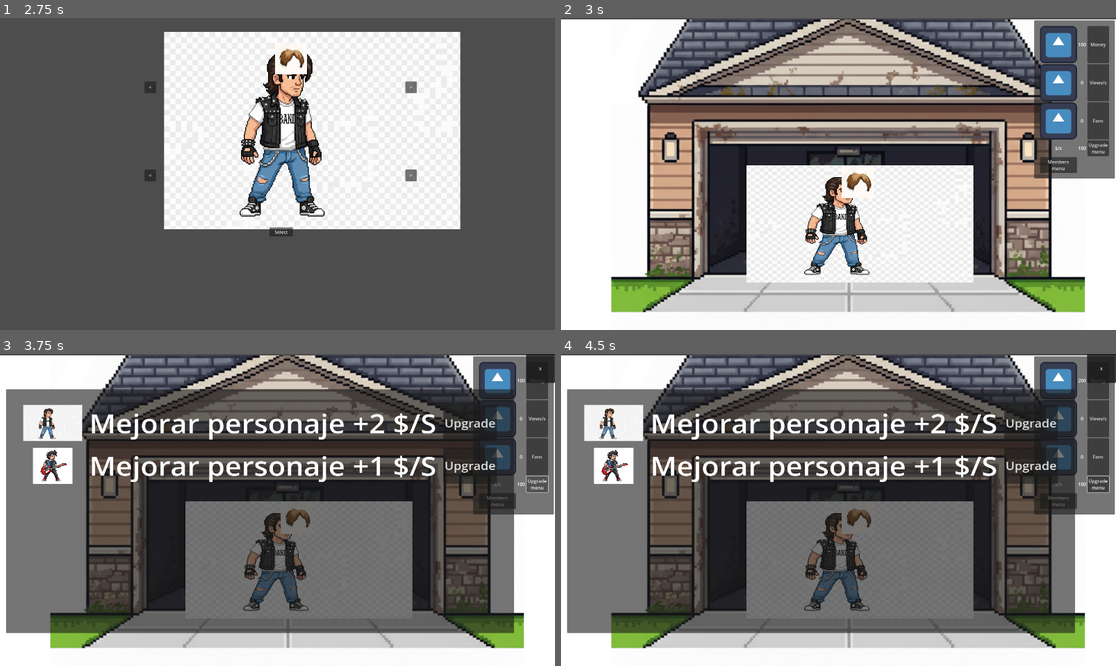
Above: before the commit, frames 1-4 (two rows, left to right).
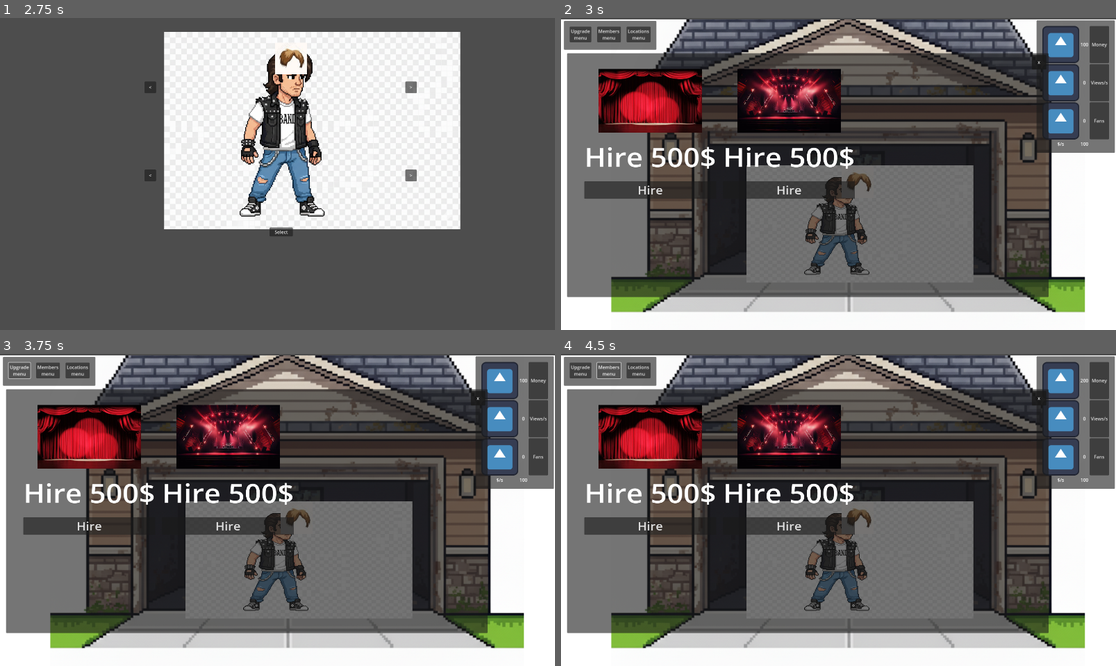
Above: after the commit, the same moments.

Repository: Geluco/music-band-tycoon
Game: Godot game, scene res://scenes/menu.tscn
Two runs of this game, one before a commit and one after it. Both use one fixed random seed, a clock stepped at 60 frames per second and the inputs below. The engine's default icon, where the game draws it, is replaced by a stand-in: a white triangle on a blue panel in a dark square.
Inputs:
- Up to frame 1 (2.75 s): click "Options" at 0.5 s; click "Back" at 1.25 s; click "Play" at 2 s
- Up to frame 2 (3 s): click "Select" at 2.75 s
- Up to frame 3 (3.75 s): click "Upgrade menu" at 3.5 s
- Up to frame 4 (4.5 s): click "Members menu" at 4.25 s

Frame 1 is identical in both runs. In frame 2, 61% of the frame differs, in the area x 0-100%, y 0-90%; in frame 3, 21%; in frame 4, 21%.
Error after the commit: Invalid access to property or key 'pressed' on a base object of type 'null instance'. (res://scripts/canvas_stats.gd:38)

Commit message:
Menu de cambio de localizaciones
creado el menu de cambio, hay que hacer que el boton que muestra la escena del menu de cambio de localizacion no se inicie la escena cada vez que lo pulsas porque sino no funciona el cambio de localizacion.

Diff:
--- a/scenes/canvasStats.tscn
+++ b/scenes/canvasStats.tscn
@@ -92,18 +92,42 @@
 horizontal_alignment = 1
 script = ExtResource("6_m2vbg")
 
-[node name="Button_upgrade_menu" type="Button" parent="CanvasLayer/PanelStats/MarginStats/GridStats"]
+[node name="PanelStats2" type="PanelContainer" parent="CanvasLayer"]
+offset_left = 10.0
+offset_top = 10.0
+offset_right = 227.0
+offset_bottom = 110.0
+
+[node name="MarginStats" type="MarginContainer" parent="CanvasLayer/PanelStats2"]
+layout_mode = 2
+theme_override_constants/margin_left = 20
+theme_override_constants/margin_top = 20
+theme_override_constants/margin_right = 20
+theme_override_constants/margin_bottom = 20
+
+[node name="GridStats" type="GridContainer" parent="CanvasLayer/PanelStats2/MarginStats"]
+layout_mode = 2
+theme_override_constants/h_separation = 20
+columns = 6
+
+[node name="Button_upgrade_menu" type="Button" parent="CanvasLayer/PanelStats2/MarginStats/GridStats"]
 layout_mode = 2
 text = "Upgrade
 menu"
 
-[node name="Button_members_menu" type="Button" parent="CanvasLayer/PanelStats/MarginStats/GridStats"]
+[node name="Button_members_menu" type="Button" parent="CanvasLayer/PanelStats2/MarginStats/GridStats"]
 layout_mode = 2
 text = "Members
+menu"
+
+[node name="Button_locations_menu" type="Button" parent="CanvasLayer/PanelStats2/MarginStats/GridStats"]
+layout_mode = 2
+text = "Locations
 menu"
 
 [connection signal="pressed" from="CanvasLayer/PanelStats/MarginStats/GridStats/ButtonMoney" to="." method="_on_button_money_pressed"]
 [connection signal="pressed" from="CanvasLayer/PanelStats/MarginStats/GridStats/ButtonViews" to="." method="_on_button_views_pressed"]
 [connection signal="pressed" from="CanvasLayer/PanelStats/MarginStats/GridStats/ButtonFans" to="." method="_on_button_fans_pressed"]
-[connection signal="pressed" from="CanvasLayer/PanelStats/MarginStats/GridStats/Button_upgrade_menu" to="." method="_on_button_upgrade_menu_pressed"]
-[connection signal="pressed" from="CanvasLayer/PanelStats/MarginStats/GridStats/Button_members_menu" to="." method="_on_button_members_menu_pressed"]
+[connection signal="pressed" from="CanvasLayer/PanelStats2/MarginStats/GridStats/Button_upgrade_menu" to="." method="_on_button_upgrade_menu_pressed"]
+[connection signal="pressed" from="CanvasLayer/PanelStats2/MarginStats/GridStats/Button_members_menu" to="." method="_on_button_members_menu_pressed"]
+[connection signal="pressed" from="CanvasLayer/PanelStats2/MarginStats/GridStats/Button_locations_menu" to="." method="_on_button_locations_menu_pressed"]
--- a/scenes/main_node.tscn
+++ b/scenes/main_node.tscn
@@ -6,19 +6,22 @@
 [ext_resource type="Texture2D" uid="uid://b6xs62muedwl3" path="res://img/main_character.png" id="3_63mur"]
 [ext_resource type="PackedScene" uid="uid://jm0yeyo3yq2v" path="res://scenes/menuUpgrades.tscn" id="3_32378"]
 [ext_resource type="PackedScene" uid="uid://cauv6vdrywn5w" path="res://scenes/menu_members.tscn" id="3_brsxu"]
+[ext_resource type="PackedScene" uid="uid://l2rihofdinop" path="res://scenes/menu_locations.tscn" id="5_mbi2d"]
 [ext_resource type="Texture2D" uid="uid://dynfuy07ji6xf" path="res://img/image001.png" id="7_p3mmm"]
 
 [node name="Main Node" type="Node2D"]
 script = ExtResource("1_brsxu")
 
-[node name="canvasStats" parent="." instance=ExtResource("2_p3mmm")]
+[node name="CanvasStats" parent="." instance=ExtResource("2_p3mmm")]
 
 [node name="MenuUpgrades" parent="." instance=ExtResource("3_32378")]
 position = Vector2(0, 1)
 
 [node name="MenuMembers" parent="." instance=ExtResource("3_brsxu")]
 
-[node name="Garage" type="Sprite2D" parent="."]
+[node name="menu_locations" parent="." instance=ExtResource("5_mbi2d")]
+
+[node name="Background" type="Sprite2D" parent="."]
 position = Vector2(964, 543)
 scale = Vector2(1.00885, 0.996296)
 texture = ExtResource("2_63mur")
--- /dev/null
+++ b/scenes/menu_locations.tscn
@@ -0,0 +1,147 @@
+[gd_scene load_steps=10 format=3 uid="uid://l2rihofdinop"]
+
+[ext_resource type="Script" uid="uid://cwkrmjm1vqt1s" path="res://scripts/menu_locations.gd" id="1_rpxht"]
+[ext_resource type="Texture2D" uid="uid://dbpd1qitj8nym" path="res://img/garaje.png" id="2_cag3g"]
+[ext_resource type="Script" uid="uid://dp4axmnl7q35n" path="res://scripts/charac_info.gd" id="3_2sov7"]
+[ext_resource type="Texture2D" uid="uid://dc55fkjdrreyr" path="res://img/escenario1.jpg" id="4_qteu3"]
+[ext_resource type="Texture2D" uid="uid://ba5lfy7iobrin" path="res://img/escenario2.jpg" id="5_27gp1"]
+[ext_resource type="PackedScene" uid="uid://8rdlqav878pv" path="res://scenes/main_node.tscn" id="6_gppnv"]
+
+[sub_resource type="Resource" id="Resource_gppnv"]
+script = ExtResource("3_2sov7")
+key = "0"
+img = ExtResource("2_cag3g")
+metadata/_custom_type_script = "uid://dp4axmnl7q35n"
+
+[sub_resource type="Resource" id="Resource_cag3g"]
+script = ExtResource("3_2sov7")
+key = "1"
+img = ExtResource("4_qteu3")
+metadata/_custom_type_script = "uid://dp4axmnl7q35n"
+
+[sub_resource type="Resource" id="Resource_2sov7"]
+script = ExtResource("3_2sov7")
+key = "2"
+img = ExtResource("5_27gp1")
+metadata/_custom_type_script = "uid://dp4axmnl7q35n"
+
+[node name="menu_locations" type="Node2D"]
+script = ExtResource("1_rpxht")
+background_data = Array[ExtResource("3_2sov7")]([SubResource("Resource_gppnv"), SubResource("Resource_cag3g"), SubResource("Resource_2sov7")])
+background_scene = ExtResource("6_gppnv")
+
+[node name="CanvasLayer" type="CanvasLayer" parent="."]
+
+[node name="MenuUpgrades" type="PanelContainer" parent="CanvasLayer"]
+offset_left = 21.0
+offset_top = 122.0
+offset_right = 1694.0
+offset_bottom = 1046.0
+scale = Vector2(0.995755, 0.913314)
+metadata/_edit_use_anchors_ = true
+
+[node name="MarginUpgrades" type="MarginContainer" parent="CanvasLayer/MenuUpgrades"]
+layout_mode = 2
+theme_override_constants/margin_left = 50
+theme_override_constants/margin_top = 50
+theme_override_constants/margin_right = 50
+theme_override_constants/margin_bottom = 50
+
+[node name="GridUpgrades" type="GridContainer" parent="CanvasLayer/MenuUpgrades/MarginUpgrades"]
+layout_mode = 2
+columns = 2
+
+[node name="MarginImg1" type="MarginContainer" parent="CanvasLayer/MenuUpgrades/MarginUpgrades/GridUpgrades"]
+layout_mode = 2
+theme_override_constants/margin_left = 10
+theme_override_constants/margin_top = 10
+theme_override_constants/margin_right = 10
+theme_override_constants/margin_bottom = 10
+
+[node name="TextureRect" type="TextureRect" parent="CanvasLayer/MenuUpgrades/MarginUpgrades/GridUpgrades/MarginImg1"]
+layout_mode = 2
+texture = ExtResource("4_qteu3")
+expand_mode = 3
+stretch_mode = 5
+
+[node name="MarginImg2" type="MarginContainer" parent="CanvasLayer/MenuUpgrades/MarginUpgrades/GridUpgrades"]
+layout_mode = 2
+theme_override_constants/margin_left = 10
+theme_override_constants/margin_top = 10
+theme_override_constants/margin_right = 10
+theme_override_constants/margin_bottom = 10
+
+[node name="TextureRect" type="TextureRect" parent="CanvasLayer/MenuUpgrades/MarginUpgrades/GridUpgrades/MarginImg2"]
+layout_mode = 2
+texture = ExtResource("5_27gp1")
+stretch_mode = 5
+
+[node name="MaginText1" type="MarginContainer" parent="CanvasLayer/MenuUpgrades/MarginUpgrades/GridUpgrades"]
+layout_mode = 2
+theme_override_constants/margin_left = 10
+theme_override_constants/margin_top = 10
+theme_override_constants/margin_right = 10
+theme_override_constants/margin_bottom = 10
+
+[node name="Label" type="Label" parent="CanvasLayer/MenuUpgrades/MarginUpgrades/GridUpgrades/MaginText1"]
+layout_mode = 2
+theme_override_font_sizes/font_size = 100
+text = "Hire 500$"
+horizontal_alignment = 1
+vertical_alignment = 1
+
+[node name="MaginText2" type="MarginContainer" parent="CanvasLayer/MenuUpgrades/MarginUpgrades/GridUpgrades"]
+layout_mode = 2
+theme_override_constants/margin_left = 10
+theme_override_constants/margin_top = 10
+theme_override_constants/margin_right = 10
+theme_override_constants/margin_bottom = 10
+
+[node name="Label" type="Label" parent="CanvasLayer/MenuUpgrades/MarginUpgrades/GridUpgrades/MaginText2"]
+layout_mode = 2
+theme_override_font_sizes/font_size = 100
+text = "Hire 500$"
+horizontal_alignment = 1
+vertical_alignment = 1
+
+[node name="MarginButton1" type="MarginContainer" parent="CanvasLayer/MenuUpgrades/MarginUpgrades/GridUpgrades"]
+layout_mode = 2
+theme_override_constants/margin_left = 10
+theme_override_constants/margin_top = 10
+theme_override_constants/margin_right = 10
+theme_override_constants/margin_bottom = 10
+
+[node name="Button1" type="Button" parent="CanvasLayer/MenuUpgrades/MarginUpgrades/GridUpgrades/MarginButton1"]
+layout_mode = 2
+theme_override_font_sizes/font_size = 43
+text = "Hire"
+
+[node name="MarginButton2" type="MarginContainer" parent="CanvasLayer/MenuUpgrades/MarginUpgrades/GridUpgrades"]
+layout_mode = 2
+theme_override_constants/margin_left = 10
+theme_override_constants/margin_top = 10
+theme_override_constants/margin_right = 10
+theme_override_constants/margin_bottom = 10
+
+[node name="Button2" type="Button" parent="CanvasLayer/MenuUpgrades/MarginUpgrades/GridUpgrades/MarginButton2"]
+layout_mode = 2
+theme_override_font_sizes/font_size = 43
+text = "Hire"
+
+[node name="Panel_close_button" type="PanelContainer" parent="CanvasLayer"]
+anchors_preset = 1
+anchor_left = 1.0
+anchor_right = 1.0
+offset_left = -291.0
+offset_top = 128.0
+offset_right = -241.0
+offset_bottom = 178.0
+grow_horizontal = 0
+
+[node name="Button_close" type="Button" parent="CanvasLayer/Panel_close_button"]
+layout_mode = 2
+text = "x"
+
+[connection signal="pressed" from="CanvasLayer/MenuUpgrades/MarginUpgrades/GridUpgrades/MarginButton1/Button1" to="." method="_on_button_1_pressed"]
+[connection signal="pressed" from="CanvasLayer/MenuUpgrades/MarginUpgrades/GridUpgrades/MarginButton2/Button2" to="." method="_on_button_2_pressed"]
+[connection signal="pressed" from="CanvasLayer/Panel_close_button/Button_close" to="." method="_on_button_close_pressed"]
--- a/scripts/canvas_stats.gd
+++ b/scripts/canvas_stats.gd
@@ -7,7 +7,15 @@
 #declaracion de variables del menu de miembros
 @onready var open_button: Button = get_node("CanvasLayer/PanelStats/MarginStats/GridStats/Button_members_menu")
 var menu_members_Instance: Node = null
-var menu_members_Canvas: CanvasLayer = null
+var menu_members_canvas: CanvasLayer = null
+
+'''
+@onready var open_button_menu_locations: Button = get_node("CanvasLayer/PanelStats2/MarginStats/GridStats/Button_locations_menu")
+var menu_locations_Instance: Node = null
+var menu_locations_canvas: CanvasLayer = null
+'''
+
+
 
 #views al presionar boton
 func _on_button_views_pressed() -> void:
@@ -40,7 +48,17 @@
 	menu_members_Instance = menu_members.instantiate()
 	get_tree().root.add_child(menu_members_Instance)
 	# Busca el CanvasLayer dentro de la escena cargada
-	menu_members_Canvas = menu_members_Instance.get_node("CanvasLayer")
+	menu_members_canvas = menu_members_Instance.get_node("CanvasLayer")
+
+	#codigo boton mostrar menu localizaciones
+	'''
+	open_button_menu_locations.pressed.connect(_on_button_locations_menu_pressed)
+	var menu_locations = load("res://scenes/menu_locations.tscn")
+	menu_locations_Instance = menu_locations.instantiate()
+	get_tree().root.add_child(menu_locations_Instance)
+	# Busca el CanvasLayer dentro de la escena cargada
+	menu_locations_canvas = menu_locations_Instance.get_node("CanvasLayer")
+'''
 
 #funcion boton mostrar menu mejora
 func _on_button_upgrade_menu_pressed() -> void:
@@ -48,4 +66,9 @@
 
 #funcion boton mostrar menu miembros
 func _on_button_members_menu_pressed() -> void:
-	menu_members_Canvas.show()
+	menu_members_canvas.show()
+
+'''
+func _on_button_locations_menu_pressed() -> void:
+	menu_locations_canvas.show()
+'''
--- /dev/null
+++ b/scripts/menu_locations.gd
@@ -0,0 +1,37 @@
+extends Node2D
+
+
+@export var background_data:Array[CharacterData]
+@export var background_scene:PackedScene
+@onready var canvaslayer_locations=get_node("CanvasLayer")
+# Subimos al nodo padre (main_node) y buscamos el Sprite2D llamado "Background"
+@onready var background_node = get_parent().get_node_or_null("Background") as Sprite2D
+
+func _on_button_1_pressed() -> void:
+	if background_node:
+		# Verificamos que la textura exista
+		if background_data.size() > 1 and background_data[1].img:
+			background_node.texture = background_data[1].img
+			print_debug("Textura cambiada correctamente")
+		else:
+			print_debug("background_data[1].img no es válido")
+	else:
+		print_debug("No se encontró el nodo Background en el padre")
+
+
+
+func _on_button_2_pressed() -> void:
+	if background_node:
+		# Verificamos que la textura exista
+		if background_data.size() > 2 and background_data[2].img:
+			background_node.texture = background_data[2].img
+			print_debug("Textura cambiada correctamente")
+		else:
+			print_debug("background_data[1].img no es válido")
+	else:
+		print_debug("No se encontró el nodo Background en el padre")
+
+
+
+func _on_button_close_pressed() -> void:
+	canvaslayer_locations.hide()
Binary file added: img/escenario1.jpg
Not shown, added: img/escenario1.jpg.import
Binary file added: img/escenario2.jpg
Not shown, added: img/escenario2.jpg.import
Not shown: 1 places in scenes/main_node.tscn that only renumber resources
Not shown, added: scripts/menu_locations.gd.uid
Not shown, changed: .DS_Store
Not shown, added: img/escenario2.jpg.avif
